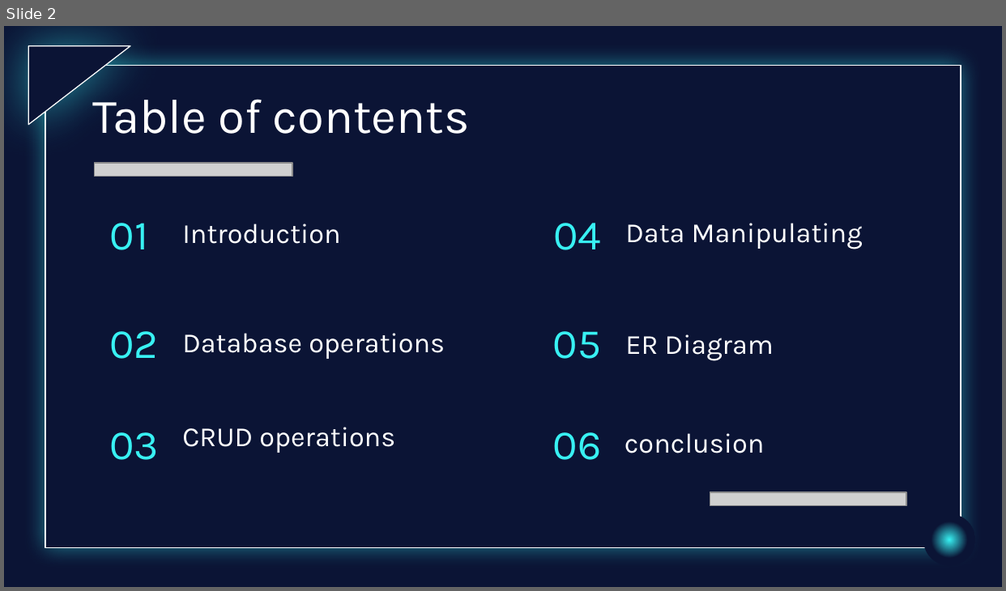
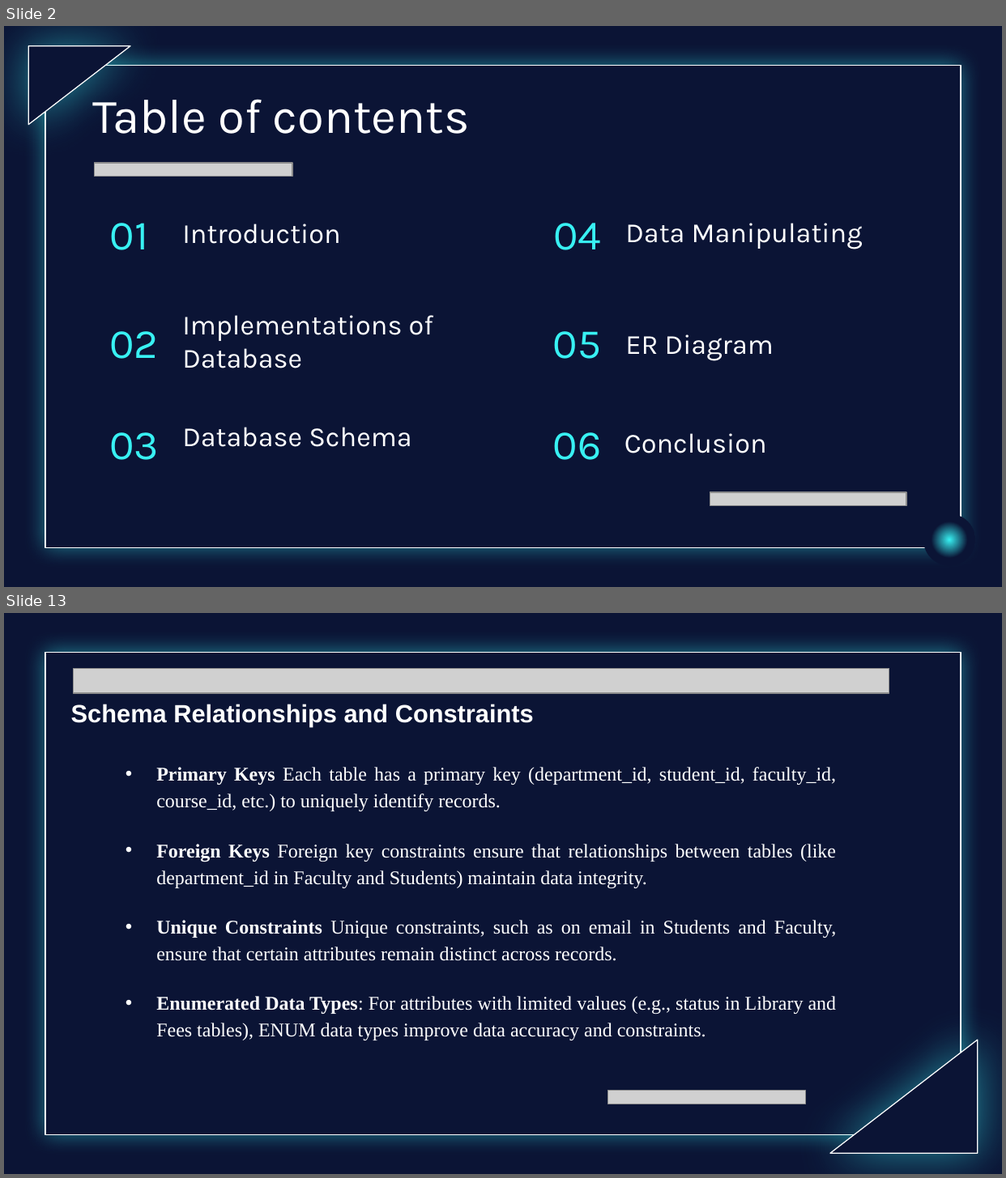
Before and after one commit to UbaidBinWaris/BSCS, a slide deck: BSCS 4B/DB lab/Project/DBMS lab presentation.pptx. Shown one above the other, each under a label of ours: slide 2 before the commit, slides 2 and 13 after it; the slides between them are not shown. The pictures are 1006x591 and 1006x1178 pixels, drawn with LibreOffice and Linux fonts; fonts in the diff are those of the drawing; grey boxes stand for pictures; background and template pictures are left out. Boxes give left, top, right and bottom in pixels: in the first picture for what was removed or moved away, otherwise in the second. Text is boxed around its words. In the diff, an @@ line names an element or a change of style, - is before the commit and + after.

```diff
--- a/BSCS 4B/DB lab/Project/DBMS lab presentation.pptx
+++ b/BSCS 4B/DB lab/Project/DBMS lab presentation.pptx
@@ slide 13 added at [4, 613, 1002, 1174], background picture (left out); not listed: 1 template element that a slide beside it also shows @@
@@ picture added at [73, 668, 889, 693] @@
@@ text added at [71, 704, 534, 727], 18 pt, text #FFFFFF, bold @@
+Schema Relationships and Constraints
@@ text added at [156, 767, 837, 1041], 14 pt, text #FFFFFF @@
+• Primary Keys Each table has a primary key (department_id, student_id, faculty_id, course_id, etc.) to uniquely identify records.
+• Foreign Keys Foreign key constraints ensure that relationships between tables (like department_id in Faculty and Students) maintain data integrity.
+• Unique Constraints Unique constraints, such as on email in Students and Faculty, ensure that certain attributes remain distinct across records.
+• Enumerated Data Types: For attributes with limited values (e.g., status in Library and Fees tables), ENUM data types improve data accuracy and constraints.
@@ right triangle added at [830, 1040, 978, 1154], fill #0B1435, outline #FFFFFF 0.75 pt @@
@@ picture added at [607, 1091, 805, 1104] @@
@@ slide 2 changed as well @@
@@ subtitle at [182, 315, 433, 369]: text changed @@
-Database operations
+Implementations of Database
@@ subtitle at [182, 427, 411, 447]: text changed @@
-CRUD operations
+Database Schema
@@ subtitle at [624, 433, 767, 454]: text changed @@
-conclusion
+Conclusion
```
Also in this commit, not shown: 3 other slides changed, 11 other slides added, 12 slides removed, 3 other files.
